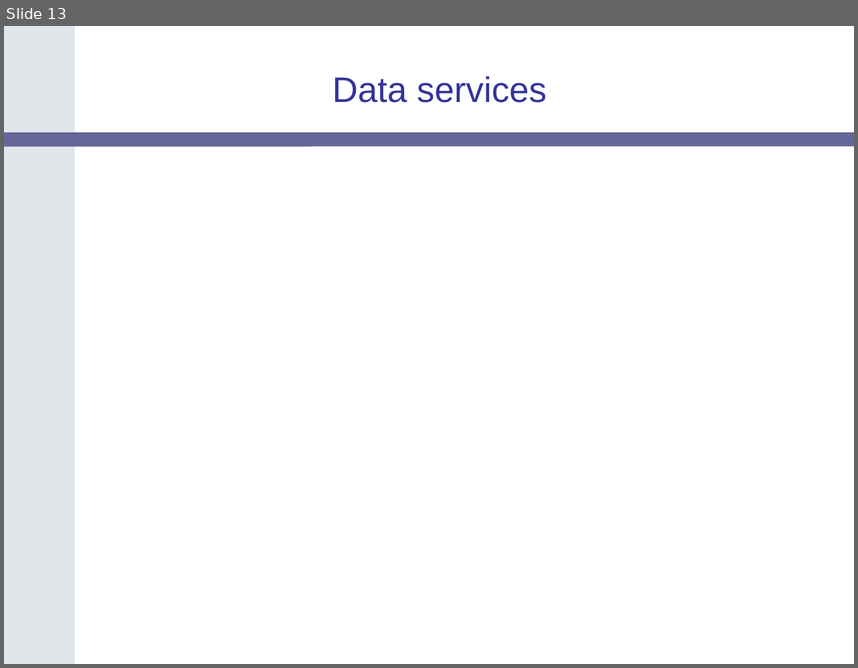
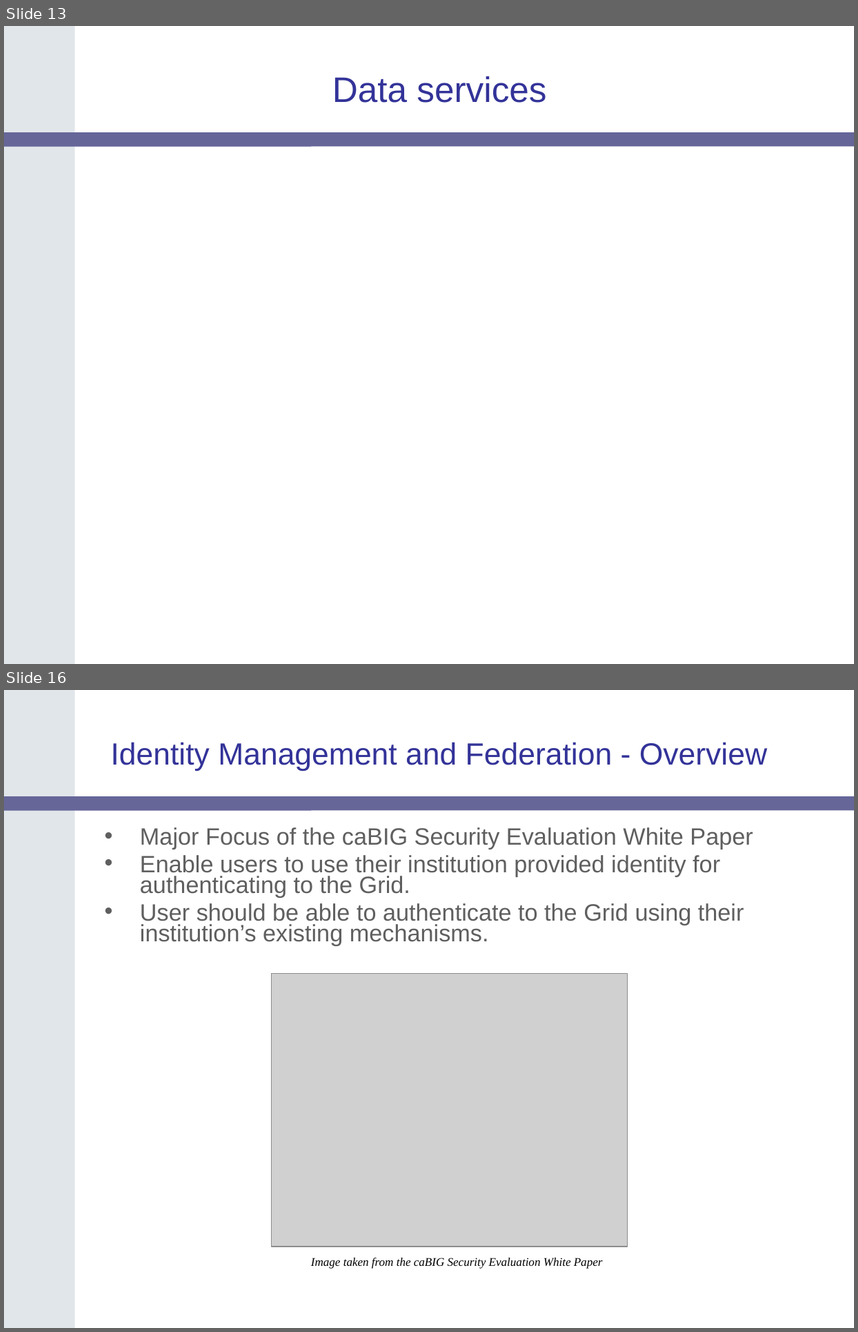
Before and after one commit to NCIP/cagrid-portal, a slide deck: cagrid-1-0/Documentation/presentations/200604_AnnualMeeting/caGrid-1.0-Architecture_caBIG-Annual-Meeting06.ppt. Shown one above the other, each under a label of ours: slide 13 before the commit, slides 13 and 16 after it; the slides between them are not shown. The pictures are 858x668 and 858x1332 pixels, drawn with LibreOffice and Linux fonts; fonts in the diff are those of the drawing; grey boxes stand for pictures; background and template pictures are left out. Boxes give left, top, right and bottom in pixels: in the first picture for what was removed or moved away, otherwise in the second. Text is boxed around its words. In the diff, an @@ line names an element or a change of style, - is before the commit and + after.

```diff
--- a/cagrid-1-0/Documentation/presentations/200604_AnnualMeeting/caGrid-1.0-Architecture_caBIG-Annual-Meeting06.ppt
+++ b/cagrid-1-0/Documentation/presentations/200604_AnnualMeeting/caGrid-1.0-Architecture_caBIG-Annual-Meeting06.ppt
@@ slide 16 added at bbox=[4, 690, 854, 1328], background #FFFFFF; not listed: 2 template elements that a slide beside it also shows @@
@@ title added at bbox=[111, 742, 767, 771], 26 pt, text #333399 @@
+Identity Management and Federation - Overview
@@ text added at bbox=[140, 827, 753, 946], 20 pt, text #5F5F5F @@
+• Major Focus of the caBIG Security Evaluation White Paper
+• Enable users to use their institution provided identity for authenticating to the Grid.
+• User should be able to authenticate to the Grid using their institution’s existing mechanisms.
@@ picture added at bbox=[272, 973, 628, 1246] @@
@@ text added at bbox=[311, 1257, 603, 1268], 10 pt, text #000000, italic @@
+Image taken from the caBIG Security Evaluation White Paper
```
Also in this commit, not shown: 8 other slides added, 1 slide removed.
